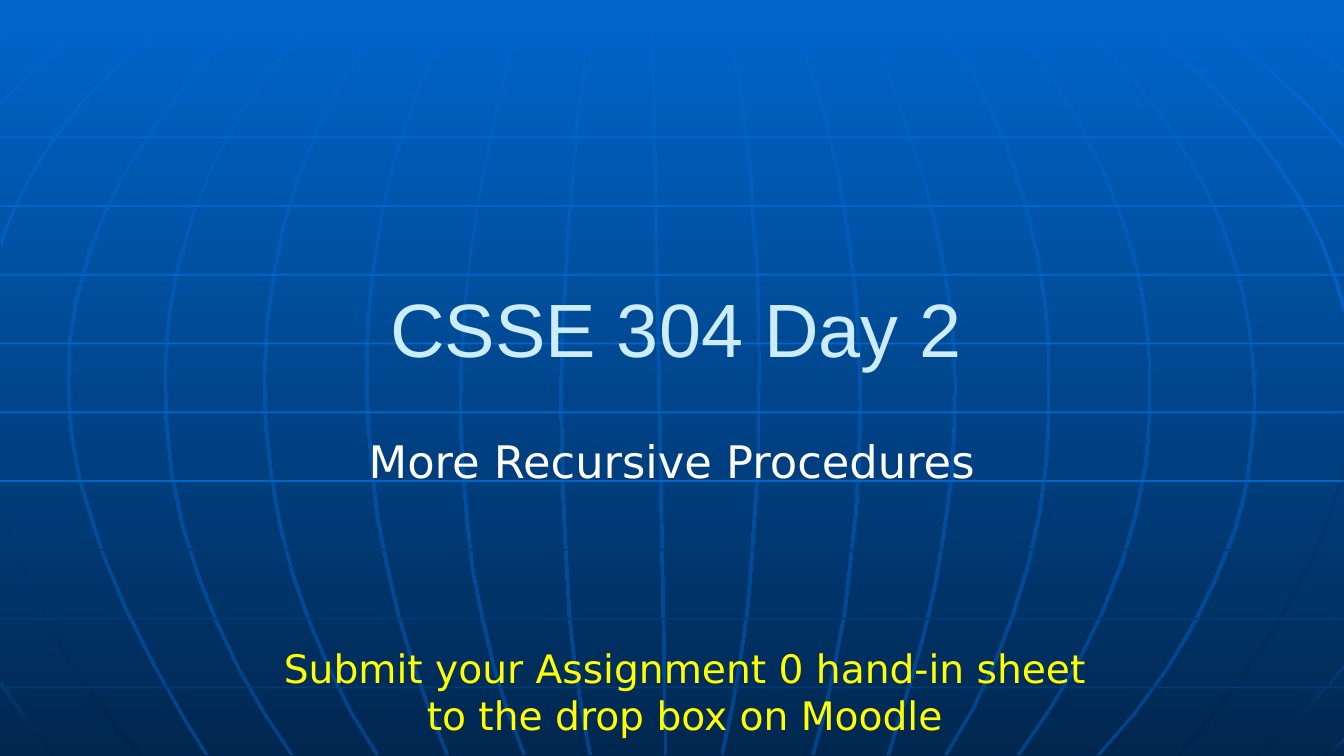
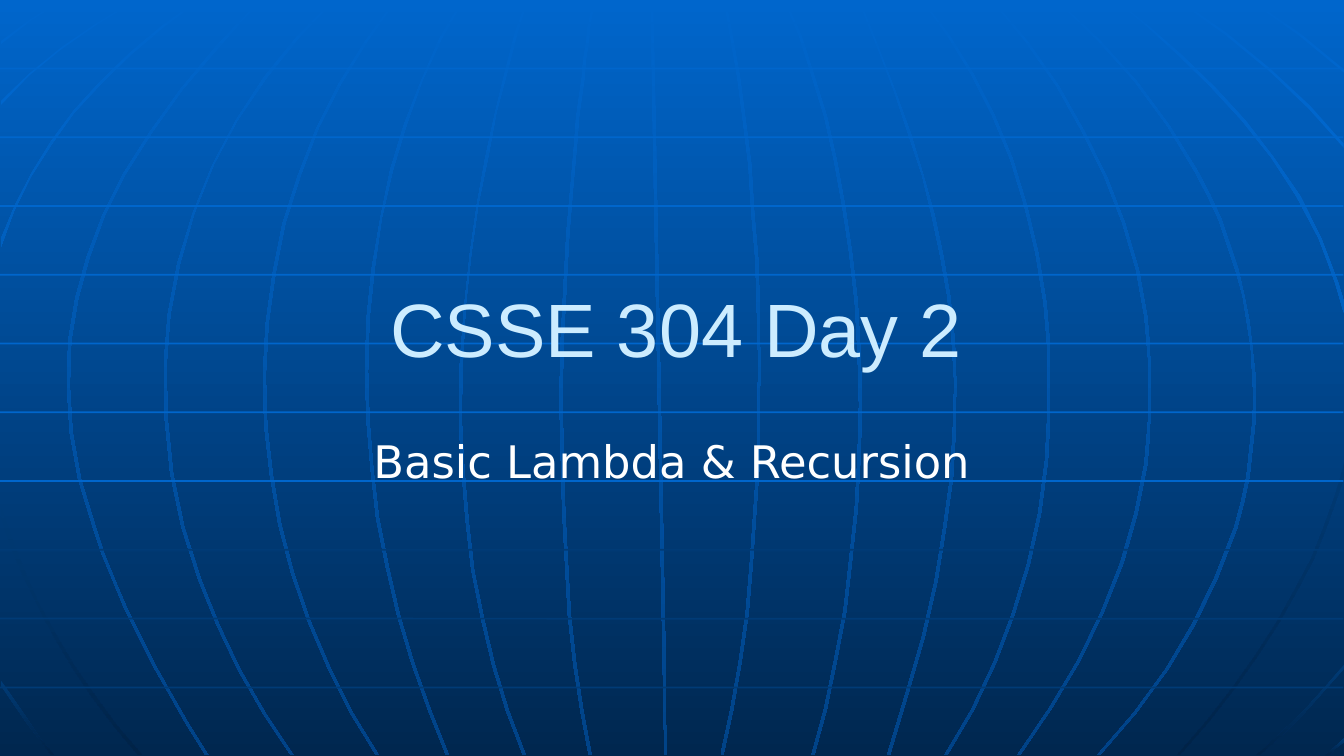
Before and after one commit to RHIT-CSSE/csse304, a slide deck: slide 1 of ClassMaterials/Lambda/Lambda.pptx. Drawn at 1344x756 pixels with LibreOffice and Linux fonts; fonts in the diff are those of the drawing. Boxes give left, top, right and bottom in pixels: in the first picture for what was removed or moved away, otherwise in the second. Text is boxed around its words. In the diff, an @@ line names an element or a change of style, - is before the commit and + after.

Commit message:
updating slides with more info on lambda

```diff
--- a/ClassMaterials/Lambda/Lambda.pptx
+++ b/ClassMaterials/Lambda/Lambda.pptx
@@ subtitle at (373,444,970,482): text changed @@
-More Recursive Procedures
+Basic Lambda & Recursion
@@ text removed at (284,651,1086,739) @@
-Submit your Assignment 0 hand-in sheet to the drop box on Moodle
```
Also in this commit, not shown: 4 other slides changed, 2 slides added, 1 slide removed.
